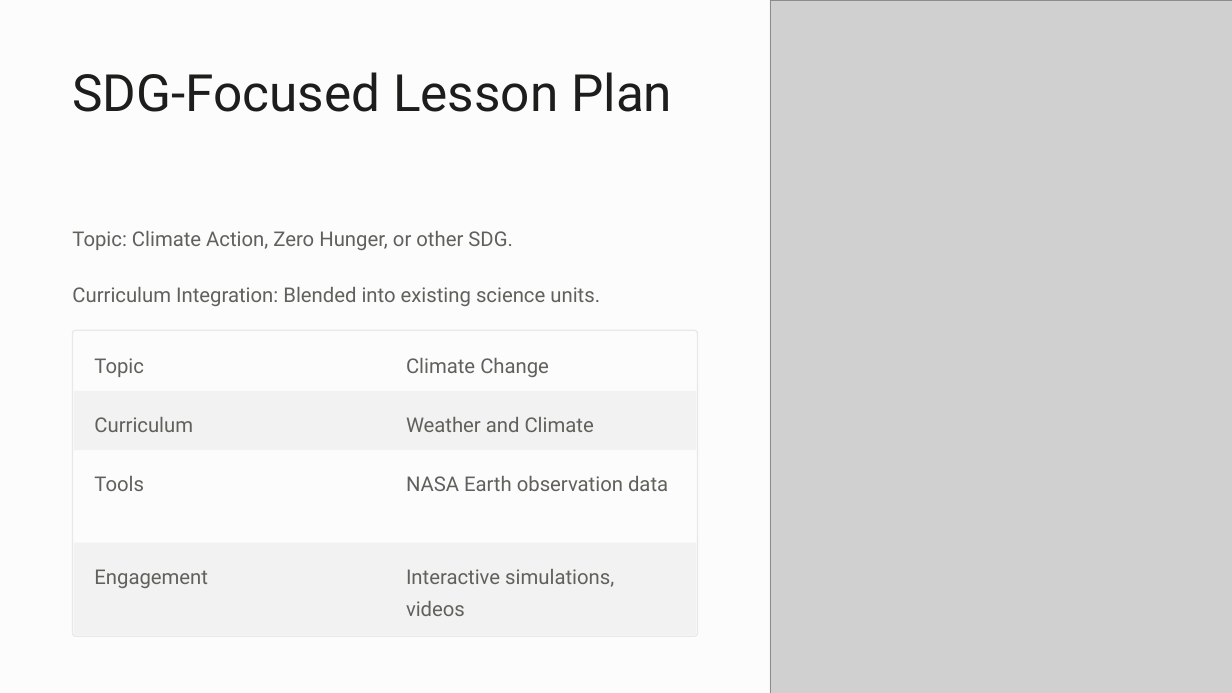
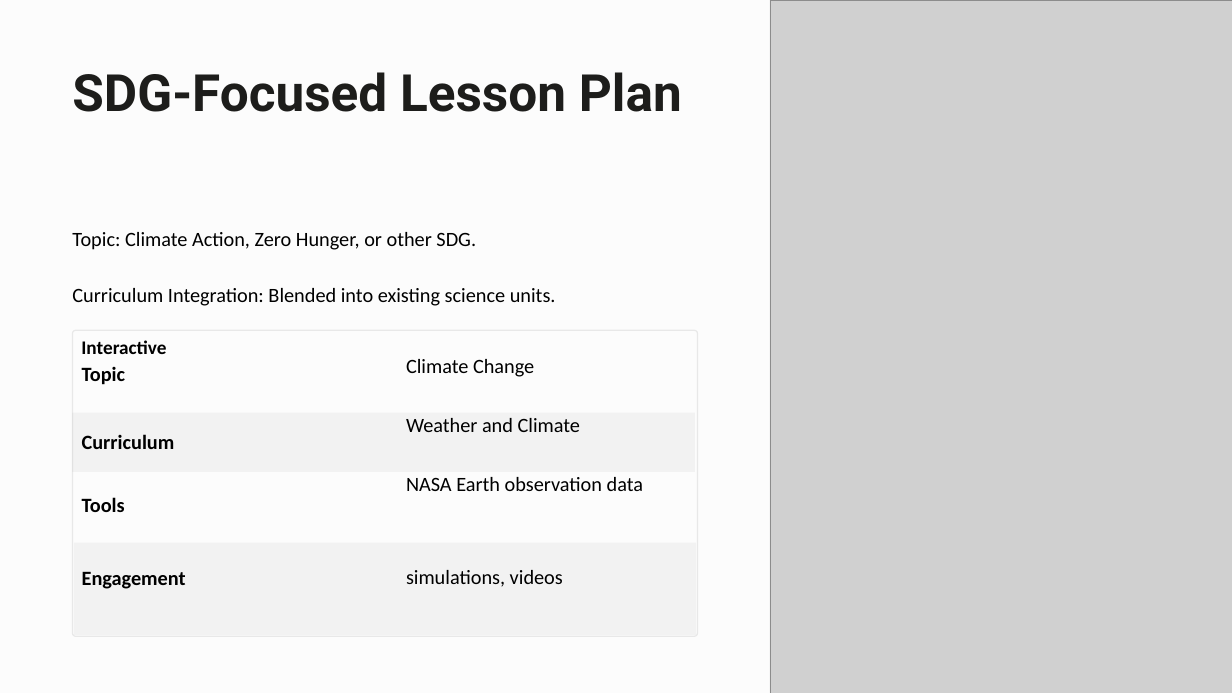
Before and after one commit to Abdelrahman47-code/Nasa-Space-Apps-2024-SDG-EduLab, a slide deck: slide 4 of src/assets/2024-NASA-Space-Apps-Challenge.pptx. Drawn at 1232x693 pixels with LibreOffice and Linux fonts; fonts in the diff are those of the drawing; grey boxes stand for pictures; background and template pictures are left out. Boxes give left, top, right and bottom in pixels: in the first picture for what was removed or moved away, otherwise in the second. Text is boxed around its words. In the diff, an @@ line names an element or a change of style, - is before the commit and + after.

```diff
--- a/src/assets/2024-NASA-Space-Apps-Challenge.pptx
+++ b/src/assets/2024-NASA-Space-Apps-Challenge.pptx
@@ text "SDG-Focused Lesson Plan" at <box>72,72,682,112</box>: bold on @@
@@ text "Interactive": place and size @@
-text "Interactive" at <box>74,332,696,391</box>
+text "Interactive" at <box>81,340,166,354</box>
@@ text at <box>81,340,166,354</box>: text added @@
+Interactive
@@ text "Topic": place and size @@
-text "Topic" at <box>94,358,144,377</box>
+text "Topic" at <box>82,367,126,385</box>
@@ rectangle: place and size @@
-rectangle at <box>74,391,696,450</box>
+rectangle at <box>72,413,695,472</box>
@@ text "Curriculum": place and size @@
-text "Curriculum" at <box>94,417,193,432</box>
+text "Curriculum" at <box>82,434,175,449</box>
@@ font Roboto to Calibri, text colour #61615C to #000000 in 5 elements at <box>72,232,476,250</box>, <box>72,288,556,306</box>, <box>406,359,534,377</box>, <box>406,418,580,432</box>, <box>406,477,643,491</box> @@
@@ font Roboto to Calibri, text colour #61615C to #000000, bold on in 4 elements at <box>82,571,186,589</box>, <box>82,367,126,385</box>, <box>82,434,175,449</box>, <box>82,497,125,512</box> @@
@@ text "Tools": place and size @@
-text "Tools" at <box>94,476,144,491</box>
+text "Tools" at <box>82,497,125,512</box>
@@ text "Engagement": place and size @@
-text "Engagement" at <box>94,569,208,588</box>
+text "Engagement" at <box>82,571,186,589</box>
@@ text at <box>406,570,563,587</box>: text changed; font Roboto to Calibri; text colour #61615C to #000000 @@
-Interactive simulations, videos
+simulations, videos
```
Also in this commit, not shown: 5 other slides changed, 1 slide removed, 3 other files.
